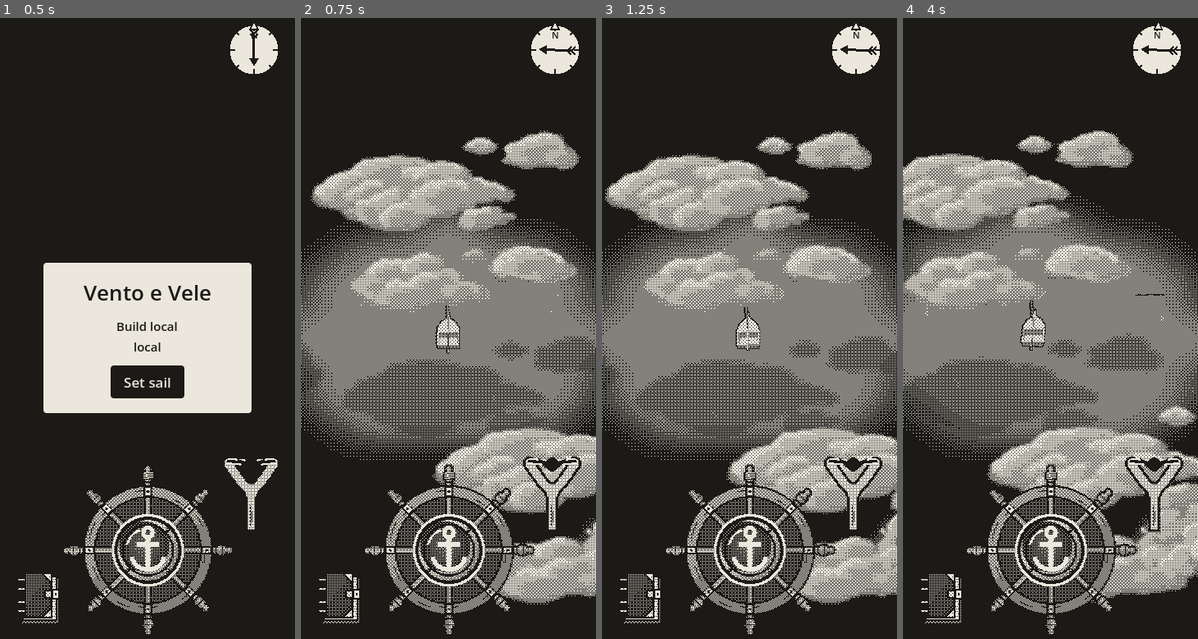
Above: before the commit, frames 1-4 (left to right).
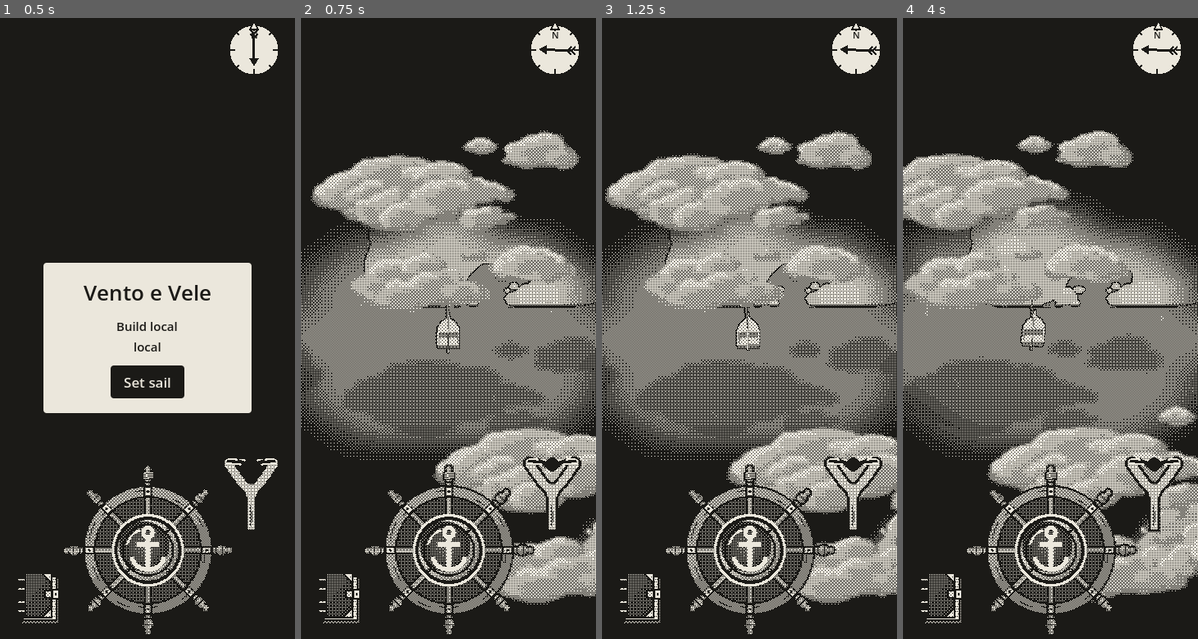
Above: after the commit, the same moments.

Repository: EnricoLabarile/Sail
Game: Godot game, scene res://Assets/Scenes/Overworld.tscn
Two runs of this game, one before a commit and one after it. Both use one fixed random seed, a clock stepped at 60 frames per second and the inputs below.
Inputs (mouse positions are in pixels of both pictures, inside the frame that each line leads up to):
- Up to frame 1 (0.5 s): no input
- Up to frame 2 (0.75 s): click "Set sail" at 0.5 s
- Up to frame 3 (1.25 s): no input
- Up to frame 4 (4 s): tap Enter (ui_accept) at 1.25, 1.52 s; move the mouse to (1115, 303) at 1.27 s; hold Right (ui_right) 1.28-2 s; click (1115, 303) at 1.42 s; drag from (991, 371) to (1035, 471) at 2.02 s; move the mouse to (1080, 191) at 2.77 s; hold Right (ui_right) 2.78-3.5 s; drag from (1035, 471) to (962, 241) at 3.52 s

Frame 1 is identical in both runs. In frame 2, 1.0% of the frame differs, in the area x 20-100%, y 30-47%; in frame 3, 1.1%; in frame 4, 1.5%, in the area x 21-100%, y 27-47%.

Commit message:
Add faraglione to the overworld
Place the first faraglione in the overworld and update its texture and material assignment.

Diff:
--- a/Assets/Landscape/land/faraglione_01_a.tscn
+++ b/Assets/Landscape/land/faraglione_01_a.tscn
@@ -22,3 +22,4 @@
 material_override = ExtResource("1_2soby")
 cast_shadow = 0
 mesh = SubResource("PlaneMesh_flrxc")
+surface_material_override/0 = ExtResource("1_2soby")
--- a/Assets/Landscape/land/island_master.tres
+++ b/Assets/Landscape/land/island_master.tres
@@ -1,9 +1,10 @@
 [gd_resource type="ShaderMaterial" format=3 uid="uid://cjht0w2fcoahj"]
 
-[ext_resource type="Shader" path="res://Assets/Landscape/land/land_unlit.gdshader" id="1_shader"]
+[ext_resource type="Shader" uid="uid://dat84quao0xbk" path="res://Assets/Landscape/land/land_unlit.gdshader" id="1_shader"]
 [ext_resource type="Texture2D" uid="uid://boco6c31ebj66" path="res://Assets/Landscape/land/faraglione_01_a.png" id="2_pic"]
 
 [resource]
+render_priority = 0
 shader = ExtResource("1_shader")
 shader_parameter/picture = ExtResource("2_pic")
 shader_parameter/alpha_cut = 0.5
--- a/Assets/Scenes/Overworld.tscn
+++ b/Assets/Scenes/Overworld.tscn
@@ -7,6 +7,7 @@
 [ext_resource type="PackedScene" path="res://Assets/UI/wind_vane.tscn" id="5_vane"]
 [ext_resource type="PackedScene" path="res://Assets/UI/logbook/logbook.tscn" id="6_logbook"]
 [ext_resource type="PackedScene" path="res://Assets/UI/start_screen.tscn" id="7_start"]
+[ext_resource type="PackedScene" uid="uid://c5chp5giqddjm" path="res://Assets/Landscape/land/faraglione_01_a.tscn" id="13_w3tqx"]
 [ext_resource type="PackedScene" path="res://Assets/Landscape/clouds/clouds.tscn" id="20_clouds"]
 [ext_resource type="Script" uid="uid://dte3lbhusmsjc" path="res://Assets/Post_Process/game_view.gd" id="21_game_view"]
 [ext_resource type="PackedScene" path="res://Assets/Landscape/wind_lines/wind_lines.tscn" id="22_wind_lines"]
@@ -44,3 +45,6 @@
 
 [node name="GameView" type="Node" parent="." unique_id=1016146137]
 script = ExtResource("21_game_view")
+
+[node name="Faraglione01A" parent="." unique_id=743542792 instance=ExtResource("13_w3tqx")]
+transform = Transform3D(1, 0, 0, 0, 1, 0, 0, 0, 1, 5.895344, 0, -40.02668)
Binary file changed: Assets/Landscape/land/faraglione_01_a.png
Not shown, added: Assets/Landscape/land/faraglione_01_a.png~
